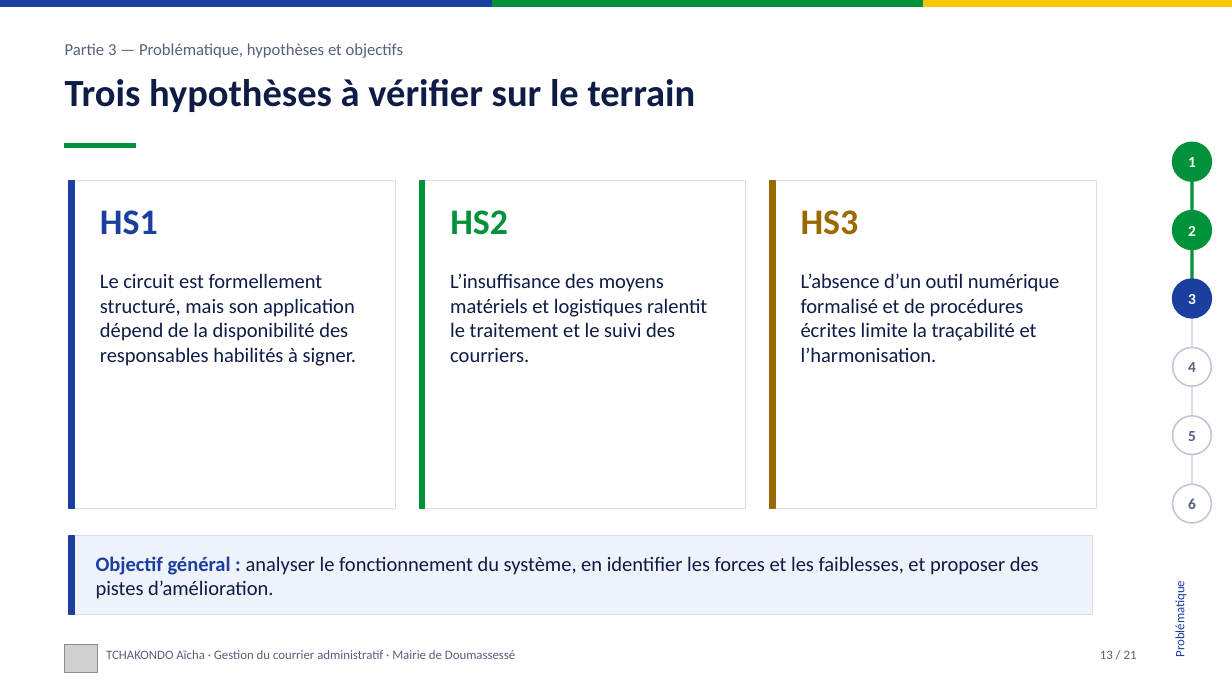
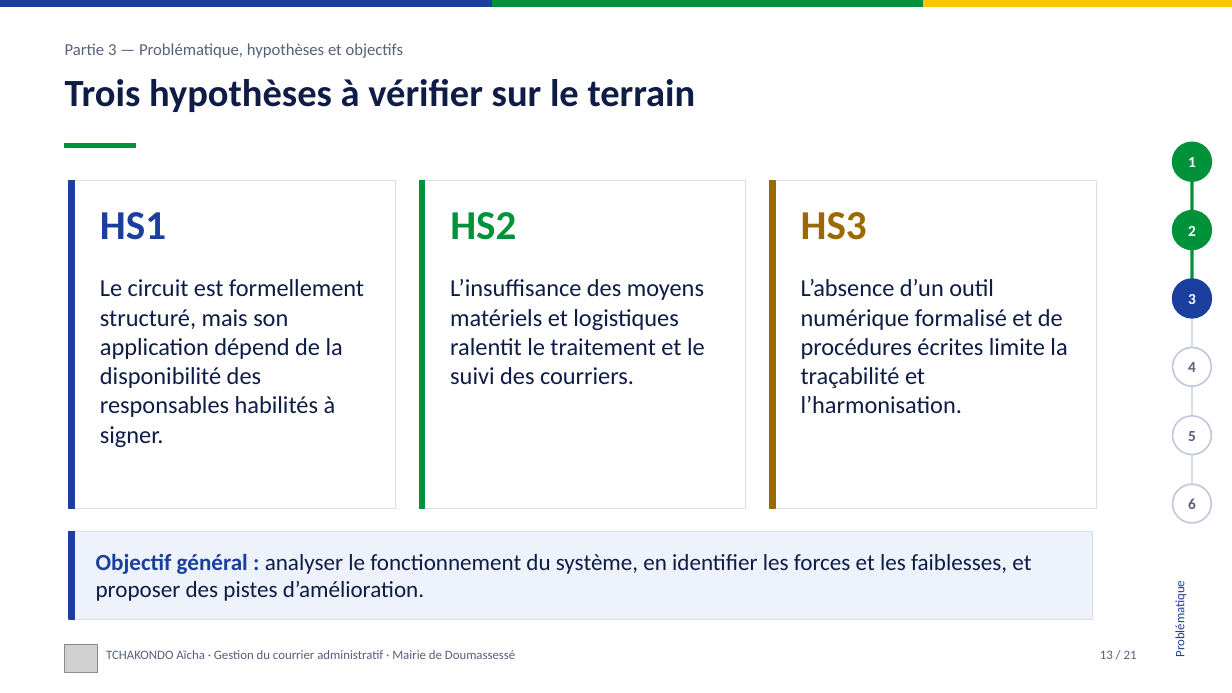
Before and after one commit to LUC-cmd/site-soutenance-aicha, a slide deck: slide 13 of docs/Presentation_soutenance_TCHAKONDO_Aicha.pptx. Drawn at 1232x693 pixels with LibreOffice and Linux fonts; fonts in the diff are those of the drawing; grey boxes stand for pictures. Boxes give left, top, right and bottom in pixels: in the first picture for what was removed or moved away, otherwise in the second. Text is boxed around its words. In the diff, an @@ line names an element or a change of style, - is before the commit and + after.

```diff
--- a/docs/Presentation_soutenance_TCHAKONDO_Aicha.pptx
+++ b/docs/Presentation_soutenance_TCHAKONDO_Aicha.pptx
@@ size 28 to 32 pt in 3 elements at box(100, 212, 166, 240), box(450, 212, 516, 240), box(801, 212, 867, 240) @@
@@ size 16 to 19 pt in 3 elements at box(100, 279, 364, 448), box(450, 279, 705, 384), box(801, 279, 1067, 413) @@
@@ rectangle: place and size @@
-rectangle at box(69, 536, 1093, 615)
+rectangle at box(69, 531, 1093, 619)
@@ rectangle: place and size @@
-rectangle at box(69, 536, 75, 615)
+rectangle at box(69, 531, 75, 619)
@@ text "Objectif général : analyser le ..." at box(96, 553, 1031, 601): size 16 to 18 pt @@
```
Also in this commit, not shown: 13 other slides changed, 2 slides removed, 1 other file.
